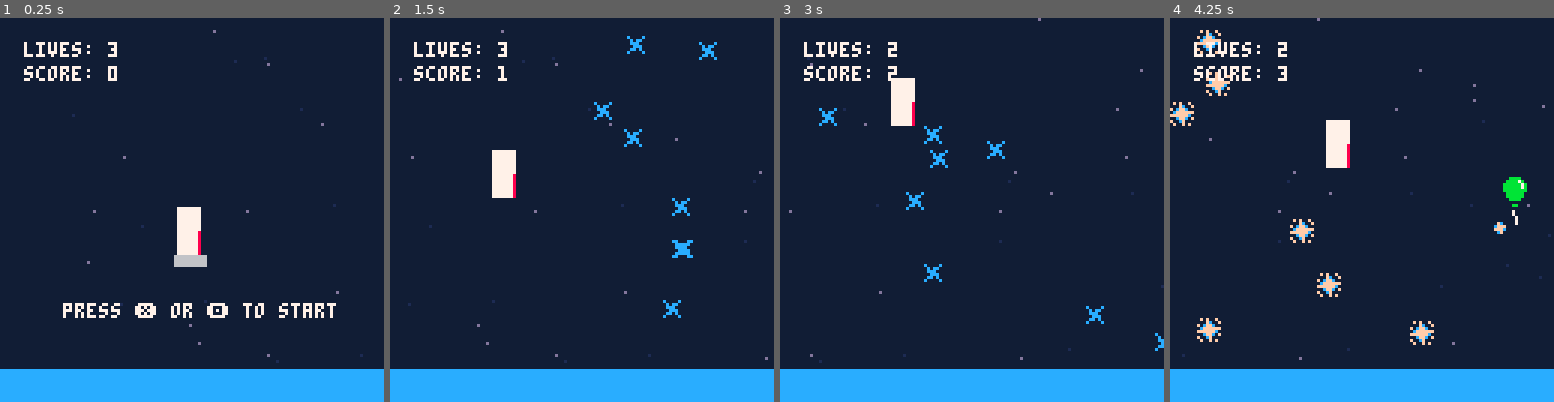
Above: before the commit, frames 1-4 (left to right).
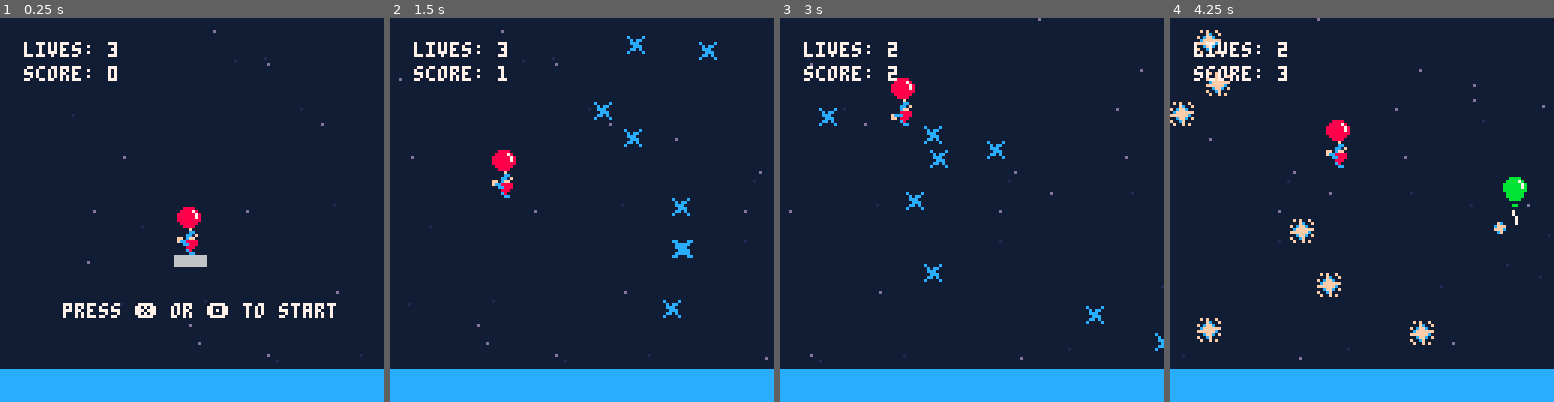
Above: after the commit, the same moments.

Repository: jmross/pico8-balloon-journey
Game: PICO-8 cartridge trip.p8
The game is run twice, just before and just after one commit, with the same random seed, the same clock (stepped at 60 frames per second) and the same inputs.
Inputs:
- Up to frame 1 (0.25 s): no input
- Up to frame 2 (1.5 s): tap X (X key) at 0.33, 1.07 s; tap O (Z key) at 0.7 s
- Up to frame 3 (3 s): hold Right 1.6-2.1 s; tap O (Z key) every 0.4 s from 1.7 to 2.9 s; tap X (X key) at 1.85, 2.97 s; hold Up 2.15-2.42 s; hold Right from 2.47 s (still down)
- Up to frame 4 (4.25 s): release Right at 3.03 s; hold Left 3.08-3.58 s; tap O (Z key) at 3.3, 3.7, 4.1 s; hold Down 3.63-3.97 s; hold Right from 4.02 s (still down); tap X (X key) at 4.08 s

The runs differ from the first frame. In frame 1, 0.8% of the frame differs, in the area x 46-53%, y 49-62%; in frame 2, 0.8%; in frame 3, 0.8%; in frame 4, 0.8%.

Commit message:
Player sprites

Diff:
--- a/player.lua
+++ b/player.lua
@@ -15,6 +15,8 @@
 
   top_sprite = 0,
   bottom_sprite = 16,
+  bottom_sprites = {16, 17, 18},
+  death_sprite = 19,
 
   facing_left = false,
 
@@ -32,6 +34,7 @@
   -- coroutines
   invincible = nil,
   flying = nil,
+  animate = nil,
   game_over = nil
 }
 
@@ -59,7 +62,11 @@
 
 function player:draw()
   if self.visible then
-    spr(self.top_sprite, self.x, self.y, 1, 1, self.facing_left, false)
+    if self.lives > 0 then
+      spr(self.top_sprite, self.x, self.y, 1, 1, self.facing_left, false)
+    else
+      self.bottom_sprite = self.death_sprite
+    end
     spr(self.bottom_sprite, self.x, self.y + sprite_height, 1, 1, self.facing_left, false)
   end
 end
@@ -101,6 +108,15 @@
 end
 
 function player:flap()
+  self.animate = cocreate(function()
+    yield()
+    self.bottom_sprite = self.bottom_sprites[2]
+    yield()
+    self.bottom_sprite = self.bottom_sprites[3]
+    yield()
+    self.bottom_sprite = self.bottom_sprites[1]
+  end)
+
   if(self.dy > -self.max_y_speed) then
     self.ddy = -self.y_accel
   end
@@ -134,4 +150,10 @@
   else
     self.invincible = nil
   end
+
+  if self.animate and costatus(self.animate) != 'dead' then
+    coresume(self.animate)
+  else
+    self.animate = nil
+  end
 end
--- a/trip.p8
+++ b/trip.p8
@@ -11,21 +11,20 @@
 #include platform.lua
 #include star.lua
 #include balloon.lua
-
 __gfx__
-7777777700bbbb000000000000000000f000000f0f0f00f000000000000000000000000000000000000000000000000000000000000000000000000000000000
-777777770bbbb7b0000bb000000bb0000ff00ff0000fc00f000c0000000000000c0000c000000000000000000000000000000000000000000000000000000000
-77777777bbbbbb7b00000000000000000ffffff0f0cffc00000cc000000fc00000c0cc0000000000000000000000000000000000000000000000000000000000
-77777777bbbbbb7b000070000007000000ffff000cffffff00ccccc000cfff0000ccc00000000000000000000000000000000000000000000000000000000000
-77777777bbbbbbbb000070000007000000ffff00ffffffc00ccccc0000fffc00000ccc0000000000000000000000000000000000000000000000000000000000
-777777770bbbbbb000070000000070000ffffff000cffc0f000cc000000cf00000cc0c0000000000000000000000000000000000000000000000000000000000
-777777770bbbbbb000070000000070000ff00ff0f00cf0000000c000000000000c0000c000000000000000000000000000000000000000000000000000000000
-7777777700bbbb000007000000007000f000000f0f00f0f000000000000000000000000000000000000000000000000000000000000000000000000000000000
-77777778000000000000000000000000000000000000000000000000000000000000000000000000000000000000000000000000000000000000000000000000
-77777778000000000000000000000000000000000000000000000000000000000000000000000000000000000000000000000000000000000000000000000000
-77777778000000000000000000000000000000000000000000000000000000000000000000000000000000000000000000000000000000000000000000000000
-77777778000000000000000000000000000000000000000000000000000000000000000000000000000000000000000000000000000000000000000000000000
-77777778000000000000000000000000000000000000000000000000000000000000000000000000000000000000000000000000000000000000000000000000
-77777778000000000000000000000000000000000000000000000000000000000000000000000000000000000000000000000000000000000000000000000000
-77777778000000000000000000000000000000000000000000000000000000000000000000000000000000000000000000000000000000000000000000000000
-77777778000000000000000000000000000000000000000000000000000000000000000000000000000000000000000000000000000000000000000000000000
+0088880000bbbb000000000000000000f000000f0f0f00f000000000000000000000000000000000000000000000000000000000000000000000000000000000
+088887800bbbb7b0000bb000000bb0000ff00ff0000fc00f000c0000000000000c0000c000000000000000000000000000000000000000000000000000000000
+88888878bbbbbb7b00000000000000000ffffff0f0cffc00000cc000000fc00000c0cc0000000000000000000000000000000000000000000000000000000000
+88888878bbbbbb7b000070000007000000ffff000cffffff00ccccc000cfff0000ccc00000000000000000000000000000000000000000000000000000000000
+88888888bbbbbbbb000070000007000000ffff00ffffffc00ccccc0000fffc00000ccc0000000000000000000000000000000000000000000000000000000000
+088888800bbbbbb000070000000070000ffffff000cffc0f000cc000000cf00000cc0c0000000000000000000000000000000000000000000000000000000000
+008888000bbbbbb000070000000070000ff00ff0f00cf0000000c000000000000c0000c000000000000000000000000000000000000000000000000000000000
+0000f00000bbbb000007000000007000f000000f0f00f0f000000000000000000000000000000000000000000000000000000000000000000000000000000000
+0000cc000000cc000000cc0000cccc00000000000000000000000000000000000000000000000000000000000000000000000000000000000000000000000000
+000cc1f0000cc1f0000cc1f00cccccc0000000000000000000000000000000000000000000000000000000000000000000000000000000000000000000000000
+ff0cff00000cff00000cff0000f1f100000000000000000000000000000000000000000000000000000000000000000000000000000000000000000000000000
+fcc888800008888000088880f0ff1f0f000000000000000000000000000000000000000000000000000000000000000000000000000000000000000000000000
+00cc8880fccc888000cc8880fcc88ccf000000000000000000000000000000000000000000000000000000000000000000000000000000000000000000000000
+00088800ff088800fcc8880000888800000000000000000000000000000000000000000000000000000000000000000000000000000000000000000000000000
+000c8000000c8000ff0c800000888800000000000000000000000000000000000000000000000000000000000000000000000000000000000000000000000000
+0000cc000000cc000000cc000cc00cc0000000000000000000000000000000000000000000000000000000000000000000000000000000000000000000000000
